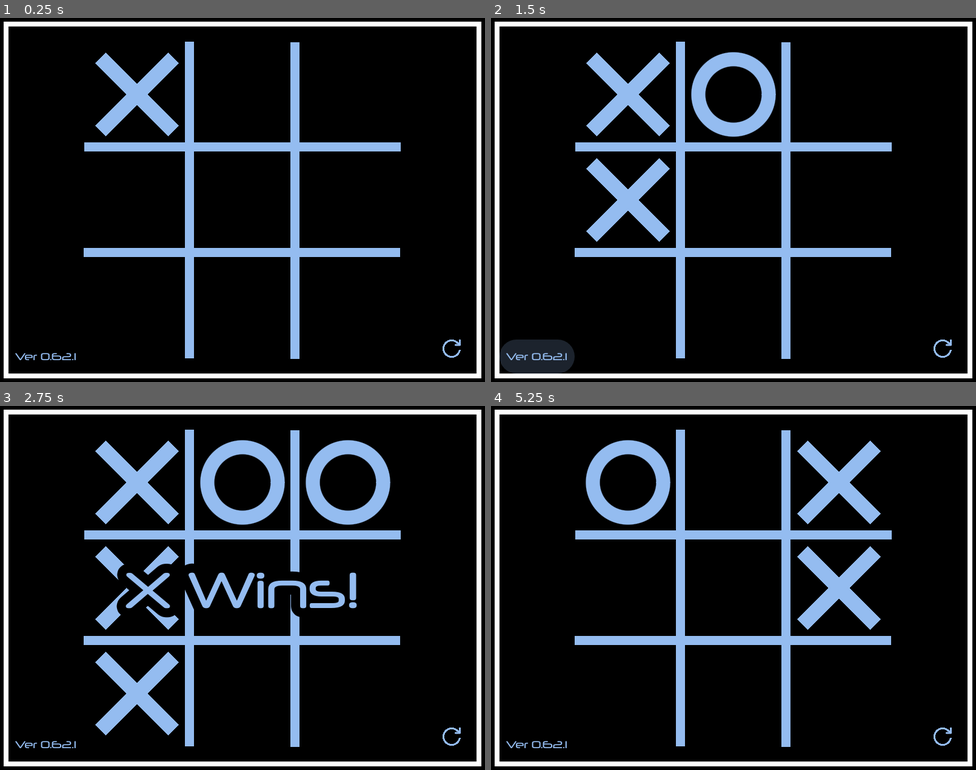
Above: before the commit, frames 1-4 (two rows, left to right).
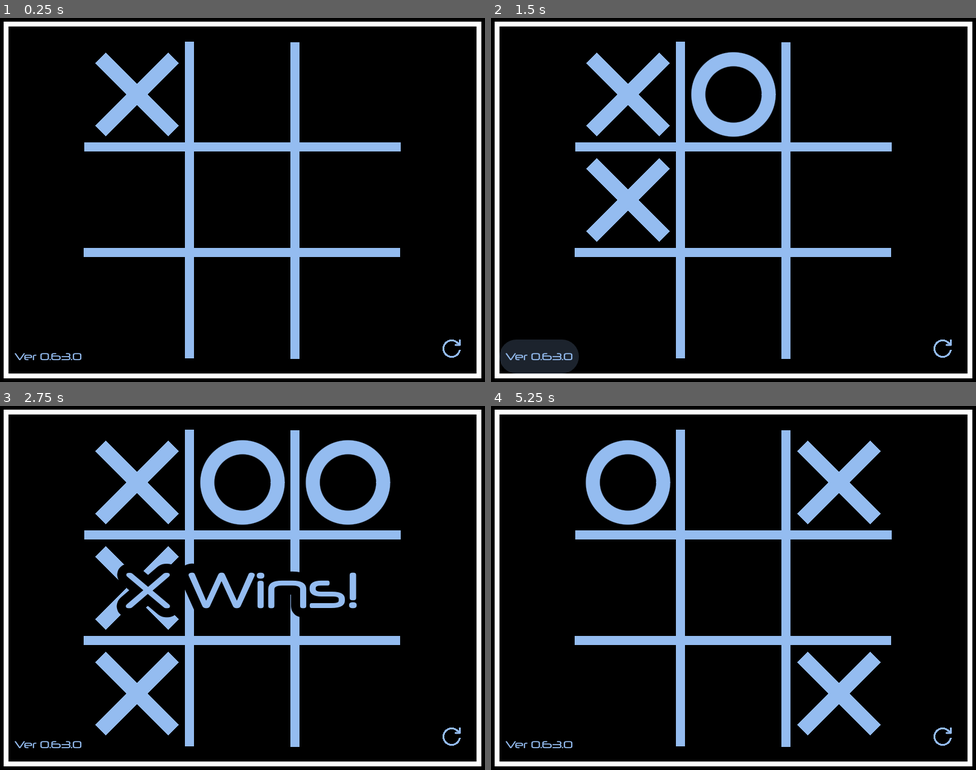
Above: after the commit, the same moments.

Repository: joshuafolkken/tic-tac-toe
Game: Godot game, scene res://scenes/main.tscn
Same seed, same stepped clock (60 frames per second), same inputs: the game is played once before the commit and once after it.
Inputs (mouse positions are in pixels of both pictures, inside the frame that each line leads up to):
- Up to frame 1 (0.25 s): no input
- Up to frame 2 (1.5 s): click (733, 94) at 0.52 s; click "Ver 0.62.1" (after the commit: "Ver 0.63.0") at 1.25 s
- Up to frame 3 (2.75 s): click (349, 482) at 2.02 s
- Up to frame 4 (5.25 s): click "Ver 0.62.1" (after the commit: "Ver 0.63.0") at 2.75 s; click "Ver 0.62.1" (after the commit: "Ver 0.63.0") at 3.5 s; click (942, 737) at 4.25 s; click (626, 482) at 5.02 s

The runs differ from the first frame. In frame 1, 0.1% of the frame differs, in the area x 3-17%, y 92-94%; in frame 2, 0.2%; in frame 3, 0.1%; in frame 4, 3.4%, in the area x 3-81%, y 38-94%.

Commit message:
infinite AI #208

Diff:
--- a/project.godot
+++ b/project.godot
@@ -11,7 +11,7 @@
 [application]
 
 config/name="Tic Tac Toe"
-config/version="0.62.1"
+config/version="0.63.0"
 run/main_scene="res://scenes/main.tscn"
 config/features=PackedStringArray("4.3", "GL Compatibility")
 config/icon="res://icon.svg"
--- a/src/game_manager.gd
+++ b/src/game_manager.gd
@@ -3,15 +3,13 @@
 
 signal game_ended(result: String)
 signal player_changed(player: GamePlayer)
-signal disappear_positions_changed(positions: Array[BoardPosition])
-signal ai_player_moved(position: BoardPosition)
+signal board_updated(board: Board)
 
 var _board: Board
-var _position_history: PositionHistory
 var _current_player: GamePlayer
 
-var _is_infinite_enabled: bool
-var _is_ai_player_enabled: bool
+var _is_ai_player_x_enabled: bool
+var _is_ai_player_o_enabled: bool
 
 
 func emit_player_changed() -> void:
@@ -22,13 +20,12 @@
 
 
 func reset() -> void:
-	_board = Board.new()
-	_position_history = PositionHistory.new()
+	_board = Board.new(true)
 	_current_player = GamePlayer.new()
 
 	# TODO: MODE SUPPORT
-	_is_ai_player_enabled = true
-	_is_infinite_enabled = false
+	_is_ai_player_x_enabled = true
+	_is_ai_player_o_enabled = false
 
 	emit_player_changed()
 
@@ -47,33 +44,32 @@
 func _update_board(board_position: BoardPosition) -> void:
 	var cell_status := CellStatus.from_game_player(_current_player)
 	_board.add(board_position, cell_status)
-
-
-func _disappear_cells(disappear_positions: Array[BoardPosition]) -> void:
-	if disappear_positions[0].is_valid():
-		_board.add_empty(disappear_positions[0])
-
-	disappear_positions_changed.emit(disappear_positions)
-
-
-func _update_board_history(board_position: BoardPosition) -> void:
-	var disappear_positions := _position_history.append(board_position)
-
-	if _is_infinite_enabled:
-		_disappear_cells(disappear_positions)
-
-
-func _on_ai_player_moved(position: BoardPosition) -> void:
-	ai_player_moved.emit(position)
+	board_updated.emit(_board)
 
 
 func is_ai_player() -> bool:
-	return _is_ai_player_enabled and _current_player.is_x()
+	return (
+		(_is_ai_player_x_enabled and _current_player.is_x())
+		or (_is_ai_player_o_enabled and _current_player.is_o())
+	)
 
 
 func _switch_player() -> void:
 	_current_player = _current_player.next()
 	emit_player_changed()
+
+
+func _update_game_state(board_position: BoardPosition) -> void:
+	_update_board(board_position)
+
+	if _check_game_end():
+		return
+
+	_switch_player()
+
+
+func _on_ai_player_moved(position: BoardPosition) -> void:
+	_update_game_state(position)
 
 
 func _handle_ai_move() -> void:
@@ -86,16 +82,6 @@
 	await ai_player.move()
 
 
-func _update_game_state(board_position: BoardPosition) -> void:
-	_update_board(board_position)
-	_update_board_history(board_position)
-
-	if _check_game_end():
-		return
-
-	_switch_player()
-
-
 func make_move(board_position: BoardPosition) -> void:
 	if board_position.is_valid():
 		_update_game_state(board_position)
--- a/src/lib/ai_strategy/minimax_strategy.gd
+++ b/src/lib/ai_strategy/minimax_strategy.gd
@@ -8,6 +8,7 @@
 
 var _current_player: GamePlayer
 var _nodes_evaluated := 0
+var _board_history: Array[Board] = []
 # var _transposition_table := {}
 
 
@@ -40,11 +41,6 @@
 	if not game_status.is_playing():
 		return _calculate_end_game_score(game_status, player, depth)
 
-	# MEMO: 現在の実装ではトランスポジションテーブルは使えない模様
-	# var board_hash := "%s_%d" % [_board.hash(), depth]
-	# if _transposition_table.has(board_hash):
-	# 	return _transposition_table[board_hash]
-
 	if depth >= MAX_DEPTH:
 		return 0
 
@@ -58,17 +54,15 @@
 	var best_score := INITIAL_ALPHA
 
 	for position in empty_positions:
+		save_state()
 		_board.add(position, cell_status)
 		var score := _evaluate(depth + 1, next_player, -beta, -current_alpha)
-		_board.add(position, CellStatus.empty)
+		load_state()
 
 		best_score = max(best_score, score)
 		current_alpha = max(current_alpha, score)
 		if current_alpha >= beta:
 			break
-
-	# _transposition_table[board_hash] = -best_score
-	# prints(board_hash, -best_score)
 
 	return -best_score
 
@@ -79,6 +73,16 @@
 	)
 
 	return available_positions.pick_random()
+
+
+func save_state() -> void:
+	_board_history.append(_board)
+	_board = _board.duplicate()
+
+
+func load_state() -> void:
+	var board: Board = _board_history.pop_back()
+	_board = board
 
 
 func choose_move() -> BoardPosition:
@@ -105,9 +109,10 @@
 	var cell_status := CellStatus.from_game_player(_current_player)
 
 	for current_position in available_positions:
+		save_state()
 		_board.add(current_position, cell_status)
 		var current_score := _evaluate(0, _current_player, INITIAL_ALPHA, INITIAL_BETA)
-		_board.add(current_position, CellStatus.empty)
+		load_state()
 
 		if current_score > best_score:
 			best_score = current_score
--- a/src/lib/board.gd
+++ b/src/lib/board.gd
@@ -1,6 +1,16 @@
 class_name Board
 
 var _cell_status_dictionary: Dictionary = {}
+var _position_history := PositionHistory.new()
+# TODO: MODE SUPPORT
+var _is_infinite_enabled: bool
+
+
+func _init(is_infinite_enabled: bool) -> void:
+	_is_infinite_enabled = is_infinite_enabled
+
+	for position in BoardPosition.instances_array:
+		add_empty(position)
 
 
 func show() -> void:
@@ -17,17 +27,31 @@
 		print(line)
 
 
+func _update_history(board_position: BoardPosition) -> void:
+	var disappear_position := _position_history.append(board_position)
+
+	if disappear_position.is_valid():
+		add_empty(disappear_position)
+
+
+func duplicate() -> Board:
+	var board := Board.new(_is_infinite_enabled)
+
+	board._cell_status_dictionary = _cell_status_dictionary.duplicate()
+	board._position_history = _position_history.duplicate()
+
+	return board
+
+
 func add(board_position: BoardPosition, cell_status: CellStatus) -> void:
 	_cell_status_dictionary[board_position.hash()] = cell_status
 
+	if _is_infinite_enabled:
+		_update_history(board_position)
+
 
 func add_empty(board_position: BoardPosition) -> void:
-	add(board_position, CellStatus.empty)
-
-
-func _init() -> void:
-	for position in BoardPosition.instances_array:
-		add_empty(position)
+	_cell_status_dictionary[board_position.hash()] = CellStatus.empty
 
 
 func get_element(board_position: BoardPosition) -> CellStatus:
@@ -142,3 +166,7 @@
 		hash_string += cell_status.get_icon()
 
 	return hash_string
+
+
+func get_fade_position() -> BoardPosition:
+	return _position_history.get_fade_position()
--- a/src/lib/position_history.gd
+++ b/src/lib/position_history.gd
@@ -10,14 +10,26 @@
 		_elements.append(BoardPosition.invalid)
 
 
-func append(board_position: BoardPosition) -> Array[BoardPosition]:
+func append(board_position: BoardPosition) -> BoardPosition:
 	if _elements.size() > MAX_SIZE:
 		_elements.pop_front()
 
 	_elements.push_back(board_position)
 
-	return [_elements[0], _elements[1]]
+	return _elements[0]
 
 
 func _to_string() -> String:
 	return str(_elements)
+
+
+func duplicate() -> PositionHistory:
+	var position_history := PositionHistory.new()
+
+	position_history._elements = _elements.duplicate()
+
+	return position_history
+
+
+func get_fade_position() -> BoardPosition:
+	return _elements[1]
--- a/src/main.gd
+++ b/src/main.gd
@@ -10,8 +10,7 @@
 func _connect_signals() -> void:
 	_game_manager.game_ended.connect(_on_game_ended)
 	_game_manager.player_changed.connect(_on_player_changed)
-	_game_manager.disappear_positions_changed.connect(_on_disappear_positions_changed)
-	_game_manager.ai_player_moved.connect(_on_ai_player_moved)
+	_game_manager.board_updated.connect(_on_board_updated)
 	_input_handler.cell_clicked.connect(_on_cell_clicked)
 	_input_handler.reset_requested.connect(reset)
 
@@ -27,26 +26,13 @@
 	reset()
 
 
-func _on_disappear_positions_changed(positions: Array[BoardPosition]) -> void:
-	for i in positions.size():
-		if positions[i].is_valid():
-			var action := _ui_manager.clear_cell if i == 0 else _ui_manager.fade_cell
-			action.call(positions[i])
-
-
-func _on_moved(position: BoardPosition) -> void:
-	var cell_status := CellStatus.from_game_player(_game_manager.get_current_player())
-	_ui_manager.update_cell(position, cell_status)
-	_game_manager.make_move(position)
+func _on_board_updated(board: Board) -> void:
+	_ui_manager.update_board(board)
 
 
 func _on_cell_clicked(position: BoardPosition) -> void:
 	if not _game_manager.is_ai_player():
-		_on_moved(position)
-
-
-func _on_ai_player_moved(position: BoardPosition) -> void:
-	_on_moved(position)
+		_game_manager.make_move(position)
 
 
 func _on_game_ended(result: String) -> void:
--- a/src/ui_manager.gd
+++ b/src/ui_manager.gd
@@ -23,17 +23,23 @@
 	_version_button.text = "Ver %s" % Settings.version
 
 
+func update_board(board: Board) -> void:
+	for row in BoardPosition.MAX_SIZE:
+		for col in BoardPosition.MAX_SIZE:
+			var position := BoardPosition.get_instance(row, col)
+			var cell_status := board.get_element(position)
+
+			update_cell(position, cell_status)
+
+	var fade_position := board.get_fade_position()
+
+	if fade_position.is_valid():
+		_cell_collection.fade(fade_position)
+
+
 func update_cell(position: BoardPosition, status: CellStatus) -> void:
 	var cell := _cell_collection.get_element(position)
 	cell.update_status(status)
-
-
-func clear_cell(board_position: BoardPosition) -> void:
-	_cell_collection.clear(board_position)
-
-
-func fade_cell(board_position: BoardPosition) -> void:
-	_cell_collection.fade(board_position)
 
 
 func update_status_label(text: String) -> void:
